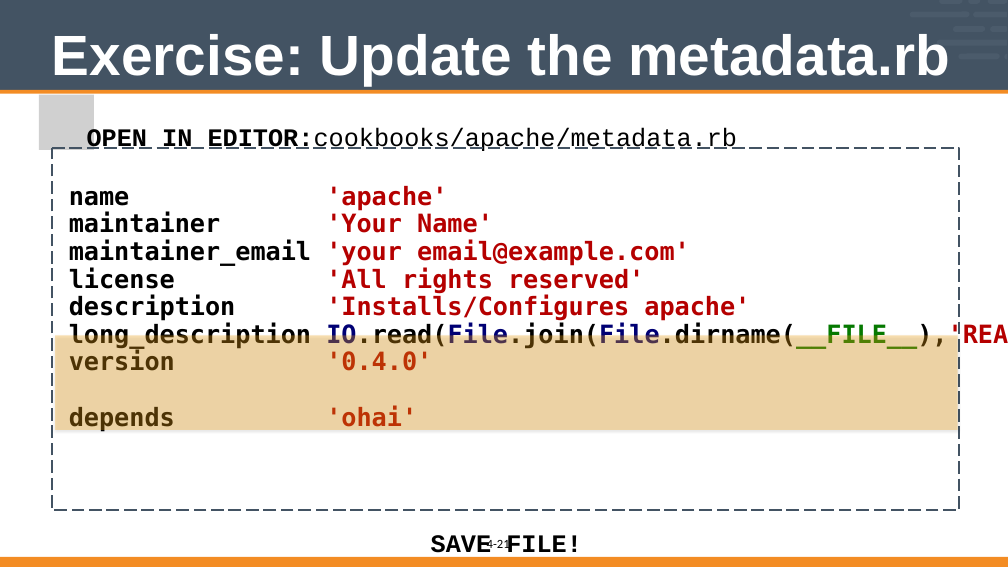
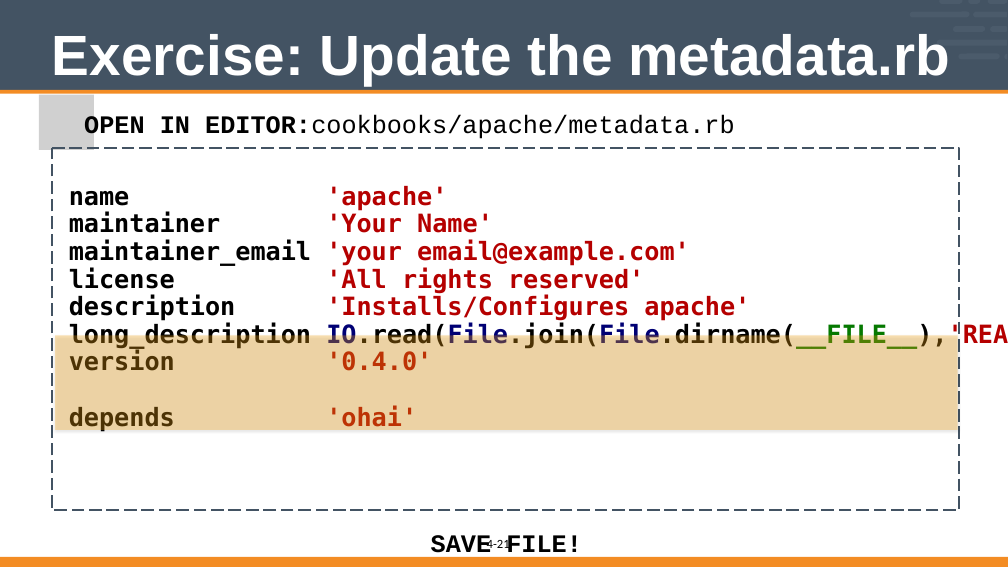
Before and after one commit to vinyar/chef-intermediate, a slide deck: slide 21 of Modules/04-writing_ohai_plugins.pptx. Drawn at 1008x567 pixels with LibreOffice and Linux fonts; fonts in the diff are those of the drawing; grey boxes stand for pictures. Boxes give left, top, right and bottom in pixels: in the first picture for what was removed or moved away, otherwise in the second. Text is boxed around its words. In the diff, an @@ line names an element or a change of style, - is before the commit and + after.

Commit message:
Updated Writing Ohai Plugins (Module 4)
* Fixed code formatting

```diff
--- a/Modules/04-writing_ohai_plugins.pptx
+++ b/Modules/04-writing_ohai_plugins.pptx
@@ text "OPEN IN EDITOR:cookbooks/apache/metadata.rb": place and size @@
-text "OPEN IN EDITOR:cookbooks/apache/metadata.rb" at (87, 128, 737, 151)
+text "OPEN IN EDITOR:cookbooks/apache/metadata.rb" at (84, 115, 734, 139)
```
